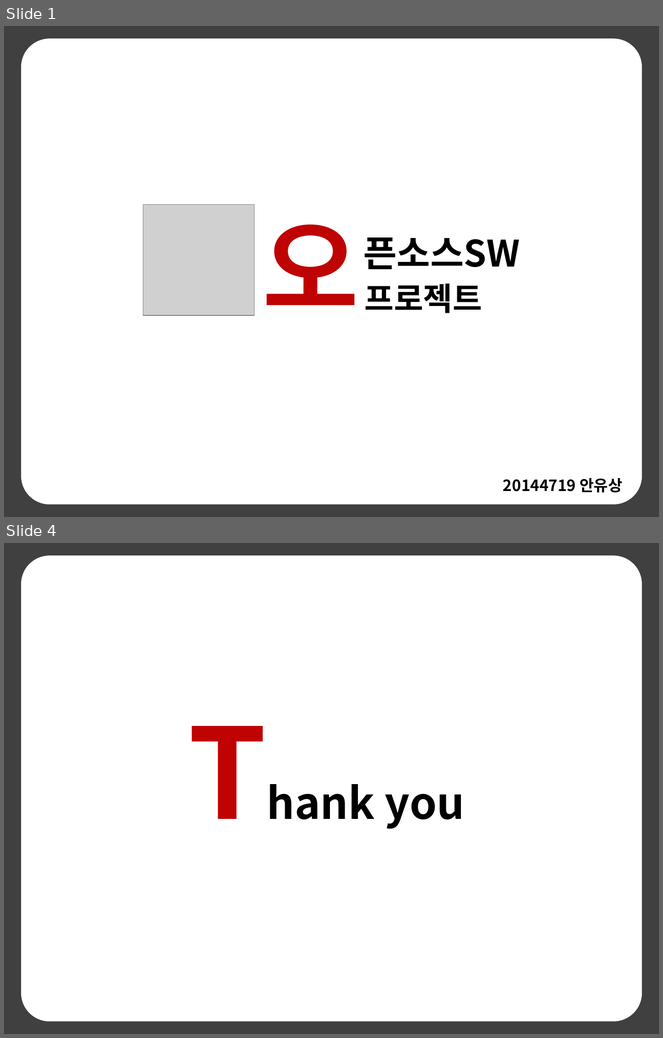
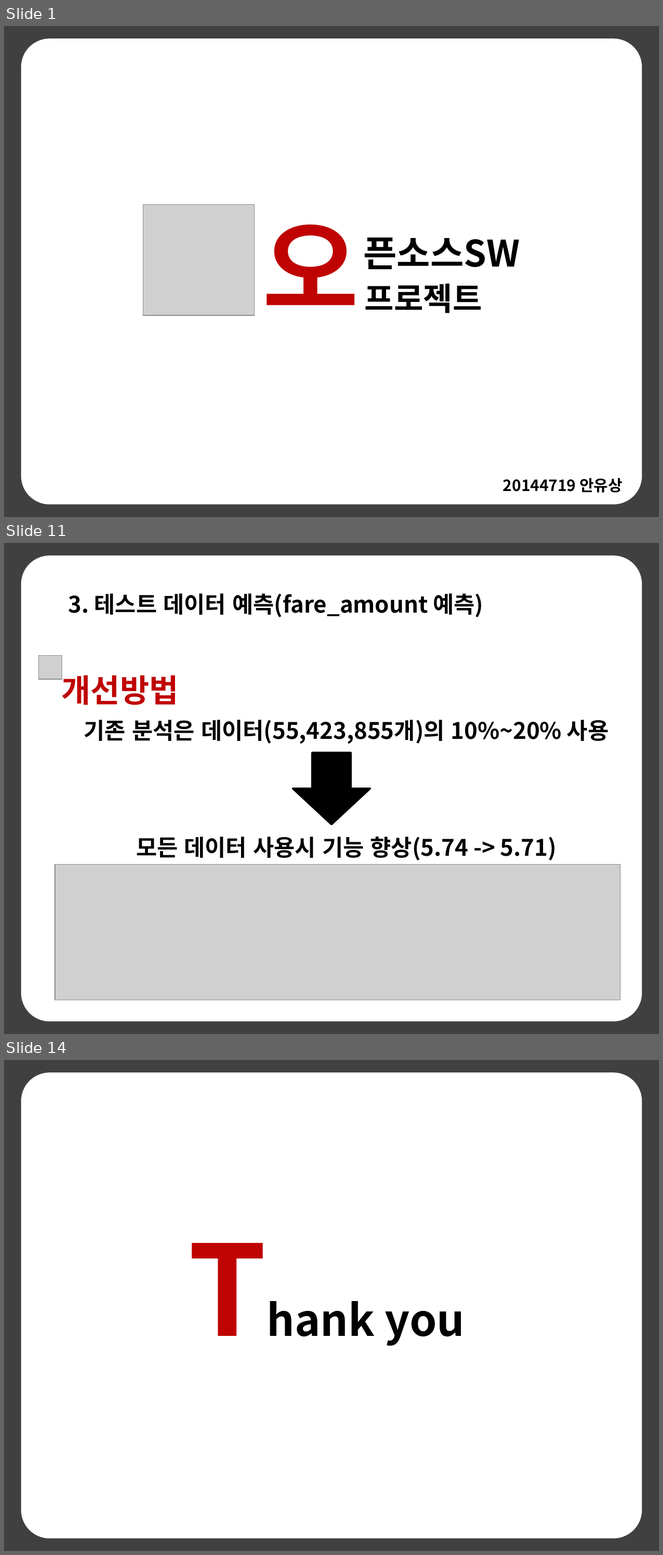
Before and after one commit to anys123/20144719, a slide deck: 20144719안유상(발표자료).pptx. Shown one above the other, each under a label of ours: slides 1 and 4 before the commit, slides 1, 11 and 14 after it; the slides between them are not shown. The pictures are 663x1038 and 663x1555 pixels, drawn with LibreOffice and Linux fonts; fonts in the diff are those of the drawing; grey boxes stand for pictures. Boxes give left, top, right and bottom in pixels: in the first picture for what was removed or moved away, otherwise in the second. Text is boxed around its words. In the diff, an @@ line names an element or a change of style, - is before the commit and + after.

```diff
--- a/20144719안유상(발표자료).pptx
+++ b/20144719안유상(발표자료).pptx
@@ slide 11 added at [4, 543, 659, 1034], background #404040 @@
@@ rounded rectangle added at [22, 557, 642, 1021], fill #FFFFFF, outline #FFFFFF 2 pt @@
@@ text added at [68, 593, 483, 617], 25 pt, text #000000, bold @@
+3. 테스트 데이터 예측(fare_amount 예측)
@@ picture added at [39, 656, 62, 679] @@
@@ text added at [62, 670, 179, 705], 35 pt, text #BF0302, bold @@
+개선방법
@@ text added at [84, 720, 609, 744], 25 pt, text #000000, bold @@
+기존 분석은 데이터(55,423,855개)의 10%~20% 사용
@@ down arrow added at [293, 753, 370, 825], fill #000000, outline #000000 2 pt @@
@@ text added at [136, 837, 557, 861], 25 pt, text #000000, bold @@
+모든 데이터 사용시 기능 향상(5.74 -> 5.71)
@@ picture added at [55, 865, 621, 1000] @@
@@ what was slide 4 is now slide 14 @@
```
Also in this commit, not shown: 1 slide changed, 10 other slides added, 1 slide removed, 3 other files.
